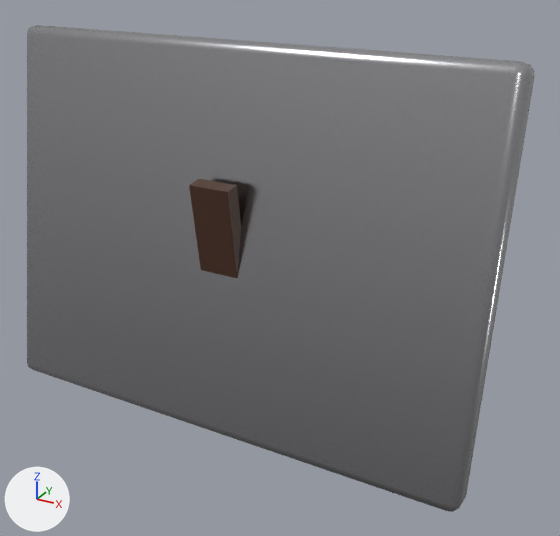
The FBX model Assets/Game/Resources/Models/Props/Frame_Wide.fbx, before and after one commit.
The view is the same before and after, from a camera (50 mm lens) standing at (0.146, -0.213, 0.184) and looking at (0.024, 0.007, 0.074). The lights are fixed; the arrows at lower left show +X, +Y and +Z. The picture after the commit comes second. Where no turn or scale is listed for an object, it has been applied to the vertices.

Names of what the first picture shows: 'Frame_Wide'.
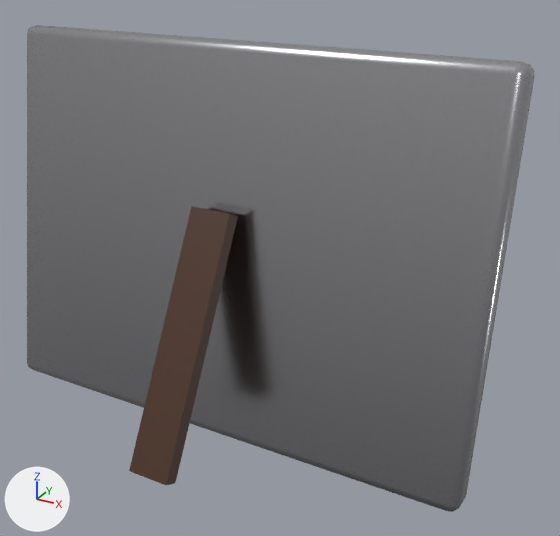
Patch to the scene script:
```diff
--- a/Assets/Game/Resources/Models/Props/Frame_Wide.fbx.py
+++ b/Assets/Game/Resources/Models/Props/Frame_Wide.fbx.py
@@ me_frame_wide @@
 # used by ob_frame_wide; location = (0.0, 0.0, 0.0)
-me_frame_wide.from_pydata(...)  # 160 vertices, 158 faces; spans x -0.099..0.099, y -0.006..0.033, z 0.001..0.148
+me_frame_wide.from_pydata(...)  # 160 vertices, 158 faces; spans x -0.099..0.099, y -0.044..0.033, z 0.001..0.148
+# me_frame_wide part 1: the loose piece of 8 vertices spanning x -0.008..0.008, y 0.0..0.019, z 0.006..0.102 is turned -36 degrees about the x axis through its middle, then moved by (0.0, -0.029, -0.005)
 me_frame_wide.materials.append(mat_silver_b8b8bc)
```

Location of each change, [x1, y1, x2, y2] in pixels of the pictures (560 x 536 px; the box of a moved part takes in the faces that stretch with it):
part 1 of me_frame_wide, moved or reshaped: before [189, 179, 241, 278]; after [129, 206, 238, 485]
